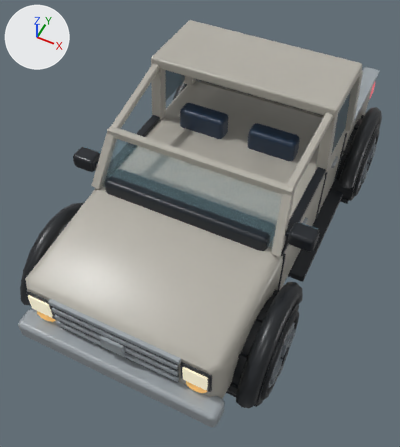
The glTF model public/models/white-empanade.glb as it was, and as the next commit left it.
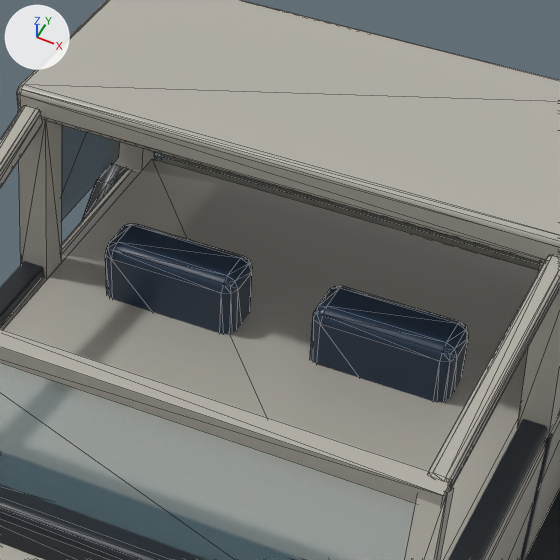
Old and new are each drawn whole from a 50 mm camera at (1.88, -4.47, 5.66) aimed at (-0.08, -0.55, 0.76) and again close up on the part from 36% to 82% of the width and 6% to 48% of the height. Arrows for +X, +Y and +Z are at upper left; the lights stay in place. The last two pictures show the newer version. The close-ups show mesh edges as thin lines. Where no turn or scale is listed for an object, it has been applied to the vertices. Vertices at exactly the same position are counted once.

Names of what the first close-up shows: 'bed-under_merged', 'cab-rear-glass', 'dashboard', 'hull_merged', 'low-windscreen', 'over-fender_merged', 'seat-back_merged', 'side-glass_merged' and 2 more.
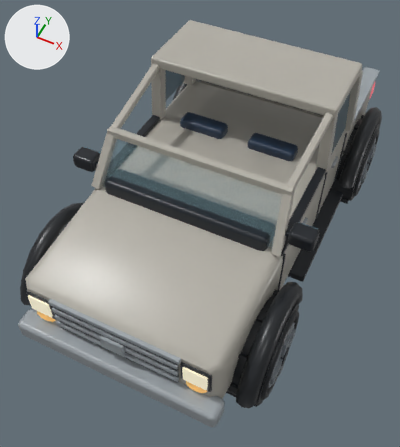
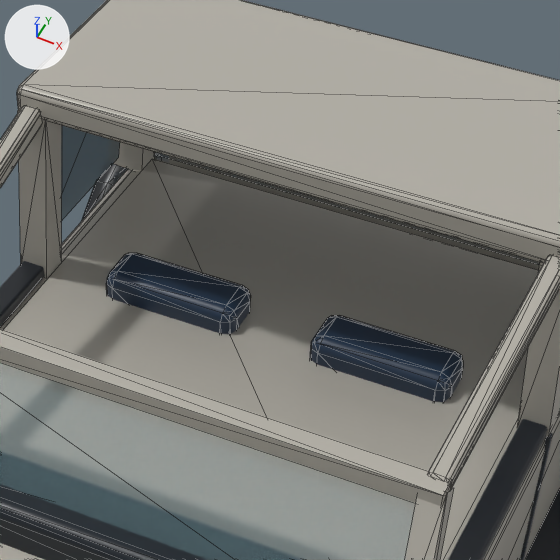
Boxes [x1, y1, x2, y2] around the edits, measured in the close-ups (560 x 560 px; the box of a moved part takes in the faces that stretch with it):
```json
{"object": "seat-back_merged", "change": "reshaped", "before": [105, 224, 468, 402], "after": [106, 253, 463, 402], "on screen": "16% shorter"}
{"part": 1, "of": "me_mesh_29", "change": "moved or reshaped", "before": [105, 224, 468, 362], "after": [106, 253, 463, 391]}
{"part": 2, "of": "me_mesh_29", "change": "moved or reshaped", "before": [105, 255, 468, 402], "after": [106, 284, 463, 402], "on screen": "mostly hidden afterwards"}
```

The change, as JSON lines over the scene's bpy script:
```json
{"block": "me_mesh_29", "where": "# used by ob_seat_back_merged; location = (0.0, 0.0, 0.0)"}
{"op": "remove", "block": "me_mesh_29", "code": "me_mesh_29.from_pydata(...)  # 112 vertices, 216 faces; spans x -0.735..0.715, y 0.19..0.41, z 1.07..1.69"}
{"op": "add", "block": "me_mesh_29", "code": "me_mesh_29.from_pydata(...)  # 112 vertices, 216 faces; spans x -0.735..0.715, y 0.19..0.41, z 1.09..1.55"}
{"block": "me_mesh_29", "change": "me_mesh_29 part 1: all 56 vertices in x -0.735..0.715, y 0.19..0.41, z 1.64..1.69 are moved by (0.0, 0.0, -0.14)"}
{"block": "me_mesh_29", "change": "me_mesh_29 part 2: all 56 vertices in x -0.735..0.715, y 0.19..0.41, z 1.07..1.12 are moved by (0.0, 0.0, 0.02)"}
```
